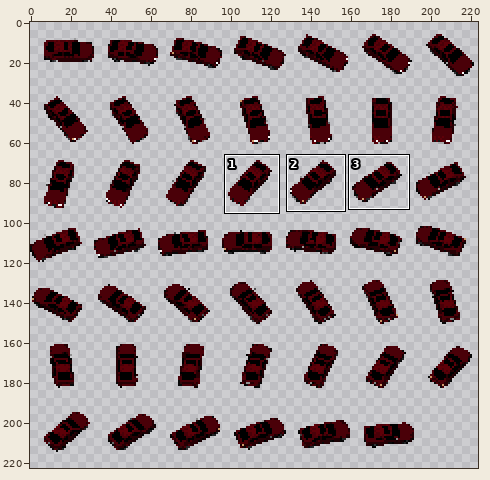
Sprite sheet, stored at public/cars/bemdablju/red/sprites.png. The first picture is a wide view before the edit; the outline marks the close-up.
Close-up. Earlier state:
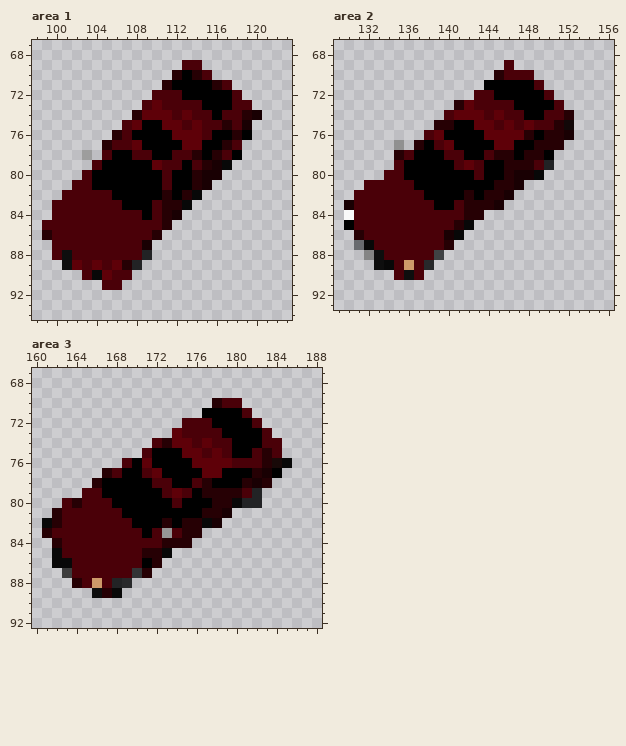
The file is 224x224 pixels. Colours within 5 levels of each other are drawn and written as one. Shown: area 1: x 98..123, y 67..94; area 2: x 129..156, y 67..93; area 3: x 160..188, y 67..92. The wide view leaves out empty margins. The commit also changed other parts of the picture, which this record leaves out.
And afterwards:
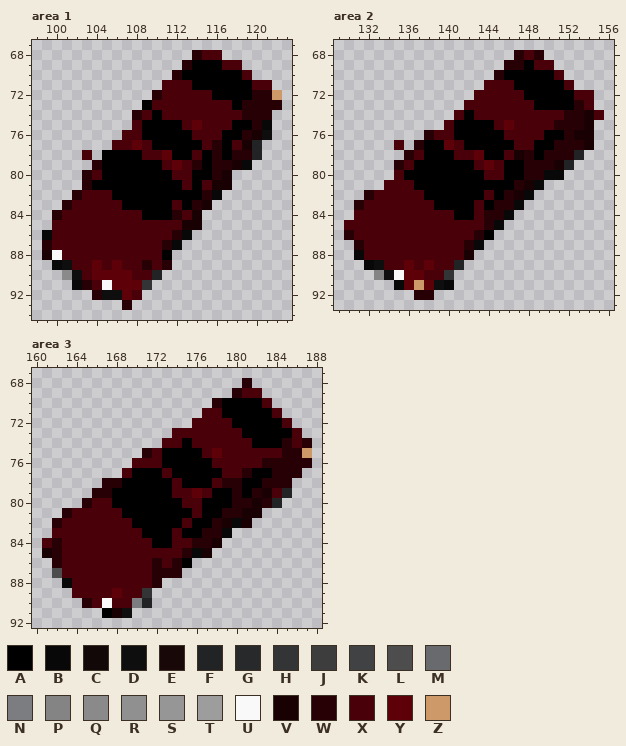
Palette (. is transparent): A #000000  B #080808  C #120808  D #0e0e0e  E #180908  F #222325  G #28292b  H #323436  J #3d3d3d  K #404244  L #4d4d4d  M #686a6e  N #7b7d81  P #848484  Q #8a8a8a  R #909090  S #969696  T #9d9d9d  U #f9f9f9  V #190003  W #260004  X #4a0008  Y #5e0008  Z #cd9969
From old to new:
Area 1:
y 68: x 114..116 ... -> WXX
y 69: x 113..118 XX.... -> WAAAXX
y 70: x 114..119 WX.... -> AAAAAX
y 71: x 111..113 WAA -> XXX; x 116..121 WX.... -> AAAAXX
y 72: x 110 X -> W; x 113..115 AAA -> XXX; x 118..122 X.... -> AAWWZ
y 73: x 109..110 XY -> AX; x 115..122 AAAXX... -> XXXAWWWW
y 74: x 109..111 YYY -> XAX; x 113 Y -> X; x 116 A -> X; x 120..121 V. -> WW
y 75: x 107..108 XY -> .X; x 111..112 YY -> AA; x 117..121 WXV.. -> XAAWB
y 76: x 106 W -> .; x 108 A -> X; x 112..114 YYY -> AAX; x 116 A -> X; x 118..121 WA.. -> AWVD
y 77: x 105 W -> .; x 109 A -> X; x 113..117 YYAAW -> AAXWA; x 119..120 .. -> VF
y 78: x 103 T -> X; x 105 X -> A; x 108 X -> A; x 110..114 AAXXW -> XYAAX; x 117..120 XA.. -> AWWF
y 79: x 104 X -> W; x 110 Y -> A; x 112..119 XAXWVB.. -> YXWAWWVB
y 80: x 103..104 XA -> WX; x 111..117 XAAWVV. -> AXXAAWV
y 81: x 102..103 XX -> .W; x 111 X -> A; x 113..117 AWV.. -> XAXVV
y 82: x 101..102 XX -> .W; x 111 W -> A; x 113..116 WB.. -> AAWB
y 83: x 100..101 XX -> .W; x 110..115 XWWB.. -> AAXAWV
y 84: x 100 X -> W; x 110..114 XWV.. -> AAWXV
y 85: x 99 X -> .; x 111..114 W... -> XXVV
y 86: x 99 W -> B; x 110..113 W... -> XXWB
y 87: x 99 . -> W; x 109..112 V... -> XXWB
y 88: x 99..101 .XD -> VUX; x 109..111 F.. -> XXA
y 89: x 100 . -> B; x 102 Y -> X; x 107..111 WF... -> XXWXW
y 90: x 101..102 .. -> QD; x 104 B -> Y; x 106..110 XX... -> YYXXF
y 91: x 102..109 ...XX... -> BWXUYYYH
y 92: x 104..108 ..... -> WDDYX
y 93: x 107 . -> W
Area 2:
y 68: x 147..149 ... -> WXW
y 69: x 146..150 X.... -> WWAXX
y 70: x 146..151 XXX... -> AAAAAX
y 71: x 144..146 AAA -> XXX; x 149..152 X... -> AAAX
y 72: x 145..147 AAA -> XXX; x 150..154 X.... -> AAAXX
y 73: x 141..142 WY -> .X; x 147..148 AA -> XX; x 151..154 X... -> AAWX
y 74: x 140..143 XYYY -> .XAX; x 145 Y -> X; x 148..149 AA -> XX; x 153..155 ... -> WVX
y 75: x 139..140 WW -> .X; x 143..144 YY -> AA; x 148 Y -> X; x 152..154 C.. -> WWV
y 76: x 138..140 XYA -> WXX; x 144..154 YYYYWAWWV.. -> AAXXXXAAWVV
y 77: x 135 R -> X; x 139 X -> A; x 141 A -> X; x 145..150 YYAAWW -> AAXXAA; x 152..154 ... -> WWV
y 78: x 135..137 WXA -> .WX; x 140 X -> A; x 142..147 AAXWWA -> XYAAXV; x 149..153 WA... -> AWWWF
y 79: x 135..136 XA -> WX; x 141..142 XY -> AA; x 144..147 AAWW -> YXAA; x 149..152 XF.. -> WWVF
y 80: x 134 X -> .; x 143..151 XAAWVVB.. -> AXXAAWWBB
y 81: x 132..133 XX -> ..; x 145..149 WWV.. -> AAWVB
y 82: x 131..132 XX -> .W; x 142 W -> A; x 144..148 WWV.. -> XAWVB
y 83: x 130..131 VX -> .W; x 141..147 XWWWV.. -> AAXAWWB
y 84: x 130 U -> .; x 141..146 XWW... -> AAXWWB
y 85: x 130 A -> X; x 141..145 WB... -> XXXWB
y 86: x 130..131 .W -> WX; x 140..144 VB... -> XXXWA
y 87: x 131..132 MB -> WX; x 140..143 W... -> XXWB
y 88: x 131..133 .PD -> BXX; x 139..142 K... -> XXXV
y 89: x 132 . -> B; x 134 B -> X; x 136 Z -> Y; x 138..141 G... -> YXXF
y 90: x 133..140 ..XDX... -> PDUYYXXH
y 91: x 135..140 ...... -> BYZYDB
y 92: x 137..138 .. -> WW
Area 3:
y 68: x 181 . -> W
y 69: x 180..182 ... -> WXX
y 70: x 179..183 XX... -> AAAAX
y 71: x 177..178 AA -> XX; x 181..184 X... -> AAAX
y 72: x 175 X -> .; x 178..179 AA -> XX; x 182..185 X... -> AAAX
y 73: x 174 Y -> X; x 179..180 AA -> XX; x 183..186 X... -> AAAX
y 74: x 172..175 XWYY -> .XXA; x 177 Y -> X; x 180..181 AA -> XX; x 183..187 XX... -> AAWXW
y 75: x 171..172 XA -> WX; x 175..176 YY -> AA; x 180..181 AA -> XX; x 183 W -> X; x 185..187 ... -> WWZ
y 76: x 169..172 XAYA -> .XXX; x 176..179 YYYY -> AAXX; x 184..187 EB.. -> WWWW
y 77: x 167..169 WXA -> ..X; x 171..173 XYA -> AAX; x 177..186 YYAAAWVA.. -> AAXXWAAWWW
y 78: x 166..168 WAA -> .WW; x 172..174 XXA -> AAX; x 176..182 XWAAAWV -> AAXWWAA; x 184..185 .. -> WW
y 79: x 165..167 XXA -> .WW; x 173..174 XY -> AX; x 176..179 AWWW -> YXAA; x 181..185 XF... -> AWVXF
y 80: x 163..165 XWX -> ..W; x 174..176 XAA -> AXX; x 178..184 WWBFF.. -> AAWWVWF
y 81: x 162..163 WX -> .W; x 176..182 AWWV... -> XAAWWVV
y 82: x 161 B -> .; x 173 W -> A; x 175..181 WWBV... -> XAAWVBV
y 83: x 161 W -> .; x 172..173 XS -> AA; x 175..179 WW... -> AAWWB
y 84: x 161 . -> X; x 172..178 XWWW... -> AAXXWWV
y 85: x 161..162 .B -> VW; x 171..177 WWB.... -> XXXXWBV
y 86: x 162..163 BB -> WX; x 171 A -> X; x 173..175 ... -> XWA
y 87: x 162..163 .J -> LX; x 170..174 HW... -> XXWWW
y 88: x 163..164 .W -> BX; x 166 Z -> X; x 168..172 FG... -> XXXXW
y 89: x 164..171 ..DWB... -> XXXXYXXH
y 90: x 165..171 ....... -> WXUXXNF
y 91: x 167..169 ... -> AVD
Changed places in both close-ups, as pixel boxes (x1, y1, x2, y2):
changed: (42, 50, 282, 310)
changed: (344, 50, 604, 300)
changed: (42, 378, 312, 618)
